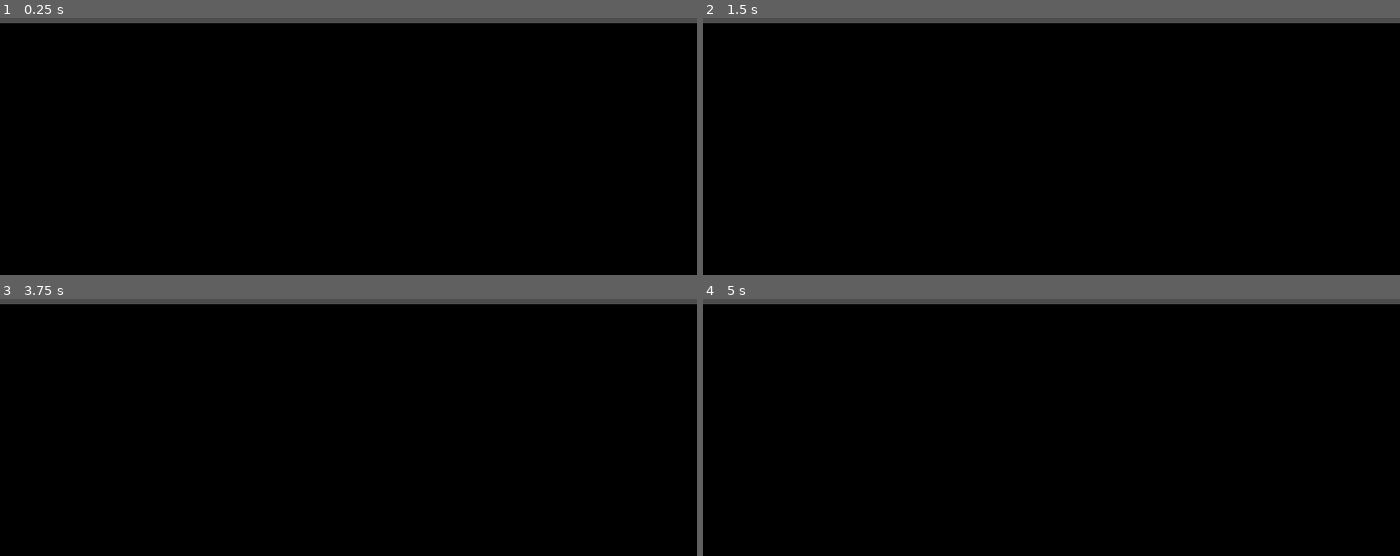
Above: before the commit, frames 1-4 (two rows, left to right).
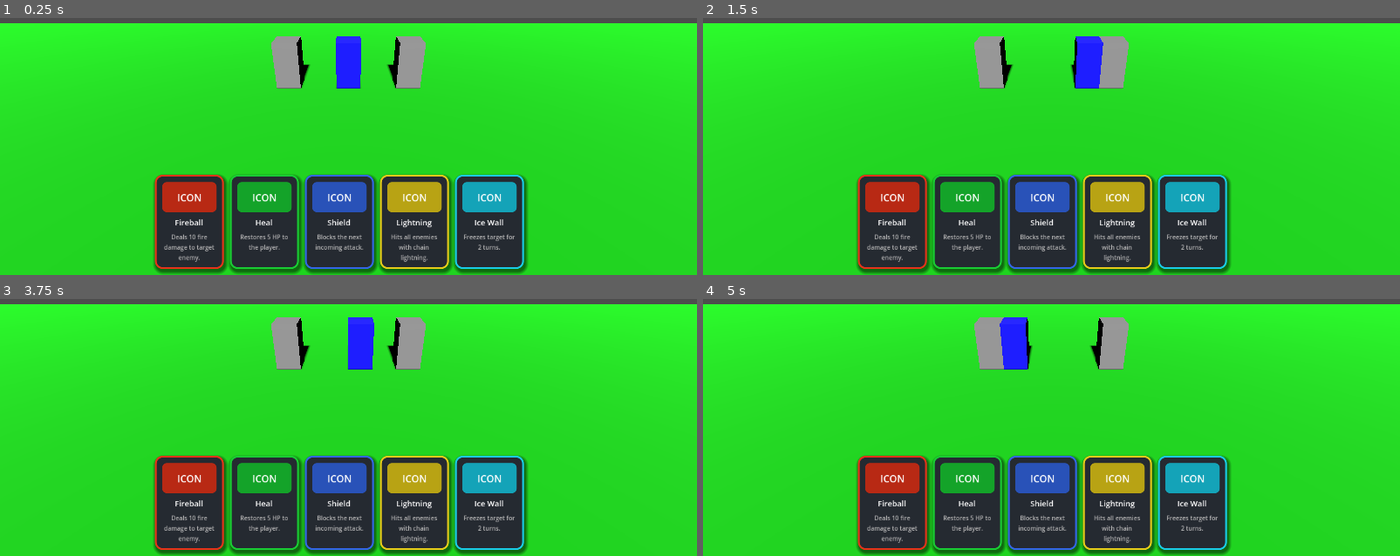
Above: after the commit, the same moments.

Repository: PatrickNg1992/BeTheBossAI
Game: Godot game, scene res://src/node_3d.tscn
Two runs of this game, one before a commit and one after it. Both use one fixed random seed, a clock stepped at 60 frames per second and the inputs below. Before the commit the project starts from res://node_3d.tscn.
Inputs (mouse positions are in pixels of both pictures, inside the frame that each line leads up to):
- Up to frame 1 (0.25 s): no input
- Up to frame 2 (1.5 s): tap Enter at 0.5 s; move the mouse to (1204, 59) at 0.52 s; hold D 0.53-1.25 s; click (1204, 59) at 0.67 s; tap Space at 1.25 s; drag from (912, 100) to (1016, 156) at 1.27 s
- Up to frame 3 (3.75 s): tap Enter at 2, 3.5 s; move the mouse to (outside the picture) at 2.02 s; hold D 2.03-2.75 s; click (outside the picture) at 2.17 s; tap Space at 2.75 s; drag from (313, 437) to (139, 301) at 2.77 s; move the mouse to (557, 419) at 3.52 s; hold A from 3.53 s (still down); click (557, 419) at 3.67 s
- Up to frame 4 (5 s): release A at 4.25 s; drag from (842, 301) to (outside the picture) at 4.27 s

The runs differ from the first frame. In frame 1, 98% of the frame differs, in the area x 0-100%, y 2-100%; in frame 2, 98%; in frame 3, 98%; in frame 4, 98%.

Commit message:
move files

Diff:
--- /dev/null
+++ b/src/card.gd
@@ -0,0 +1,77 @@
+extends PanelContainer
+
+signal card_clicked(card_name: String)
+
+@export var card_title: String = "Card"
+@export var card_description: String = "Description"
+@export var card_color: Color = Color.WHITE
+
+@onready var title_label: Label = %TitleLabel
+@onready var desc_label: Label = %DescLabel
+@onready var icon_panel: Panel = %IconPanel
+@onready var hover_tween: Tween
+
+var original_scale := Vector2.ONE
+var is_hovered := false
+
+func _ready() -> void:
+	title_label.text = card_title
+	desc_label.text = card_description
+	_setup_styles()
+	mouse_entered.connect(_on_mouse_entered)
+	mouse_exited.connect(_on_mouse_exited)
+	gui_input.connect(_on_gui_input)
+	original_scale = scale
+
+func _setup_styles() -> void:
+	var bg_style := StyleBoxFlat.new()
+	bg_style.bg_color = Color(0.15, 0.15, 0.2, 0.95)
+	bg_style.border_color = card_color
+	bg_style.set_border_width_all(3)
+	bg_style.set_corner_radius_all(12)
+	bg_style.set_content_margin_all(12)
+	bg_style.shadow_color = Color(0, 0, 0, 0.5)
+	bg_style.shadow_size = 6
+	bg_style.shadow_offset = Vector2(2, 4)
+	add_theme_stylebox_override("panel", bg_style)
+
+	var icon_style := StyleBoxFlat.new()
+	icon_style.bg_color = card_color.darkened(0.2)
+	icon_style.set_corner_radius_all(8)
+	icon_style.set_content_margin_all(8)
+	icon_panel.add_theme_stylebox_override("panel", icon_style)
+
+func _on_mouse_entered() -> void:
+	is_hovered = true
+	_animate_hover(1.08, card_color.lightened(0.3))
+
+func _on_mouse_exited() -> void:
+	is_hovered = false
+	_animate_hover(1.0, card_color)
+
+func _animate_hover(target_scale: float, border_color: Color) -> void:
+	if hover_tween and hover_tween.is_valid():
+		hover_tween.kill()
+
+	var panel_style := get_theme_stylebox("panel") as StyleBoxFlat
+	var start_color := panel_style.border_color if panel_style else card_color
+
+	hover_tween = create_tween().set_parallel(true)
+	hover_tween.tween_property(self, "scale", original_scale * target_scale, 0.2) \
+		.set_ease(Tween.EASE_OUT).set_trans(Tween.TRANS_BACK)
+
+	if panel_style:
+		var new_style := panel_style.duplicate() as StyleBoxFlat
+		new_style.border_color = border_color
+		add_theme_stylebox_override("panel", new_style)
+
+func _on_gui_input(event: InputEvent) -> void:
+	if event is InputEventMouseButton:
+		if event.button_index == MOUSE_BUTTON_LEFT and event.pressed:
+			_animate_click()
+			card_clicked.emit(card_title)
+
+func _animate_click() -> void:
+	var tween := create_tween()
+	tween.tween_property(self, "scale", original_scale * 0.92, 0.05)
+	tween.tween_property(self, "scale", original_scale * (1.08 if is_hovered else 1.0), 0.15).set_ease(Tween.EASE_OUT).set_trans(Tween.TRANS_BACK)
--- /dev/null
+++ b/src/card.tscn
@@ -0,0 +1,47 @@
+[gd_scene format=3 uid="uid://dt5yskqiqvwvj"]
+
+[ext_resource type="Script" uid="uid://cy52g1h1v2c0g" path="res://src/card.gd" id="1_card"]
+
+[node name="Card" type="PanelContainer" unique_id=286315031]
+custom_minimum_size = Vector2(110, 150)
+grow_horizontal = 2
+grow_vertical = 2
+script = ExtResource("1_card")
+
+[node name="VBoxContainer" type="VBoxContainer" parent="." unique_id=1071328151]
+layout_mode = 2
+theme_override_constants/separation = 8
+
+[node name="IconPanel" type="Panel" parent="VBoxContainer" unique_id=1245661235]
+unique_name_in_owner = true
+custom_minimum_size = Vector2(90, 50)
+layout_mode = 2
+
+[node name="IconLabel" type="Label" parent="VBoxContainer/IconPanel" unique_id=1787478576]
+layout_mode = 1
+anchors_preset = 8
+anchor_left = 0.5
+anchor_top = 0.5
+anchor_right = 0.5
+anchor_bottom = 0.5
+grow_horizontal = 2
+grow_vertical = 2
+text = "ICON"
+horizontal_alignment = 1
+vertical_alignment = 1
+
+[node name="TitleLabel" type="Label" parent="VBoxContainer" unique_id=2058007833]
+unique_name_in_owner = true
+layout_mode = 2
+theme_override_font_sizes/font_size = 13
+text = "Card Title"
+horizontal_alignment = 1
+
+[node name="DescLabel" type="Label" parent="VBoxContainer" unique_id=1576457475]
+unique_name_in_owner = true
+layout_mode = 2
+theme_override_colors/font_color = Color(0.7, 0.7, 0.7, 1)
+theme_override_font_sizes/font_size = 10
+text = "Card description goes here."
+horizontal_alignment = 1
+autowrap_mode = 2
--- /dev/null
+++ b/src/cards_ui.gd
@@ -0,0 +1,48 @@
+extends CanvasLayer
+
+const CARD_SCENE := preload("res://src/card.tscn")
+
+var card_data := [
+	{
+		"title": "Fireball",
+		"description": "Deals 10 fire damage to target enemy.",
+		"color": Color(0.9, 0.2, 0.1)
+	},
+	{
+		"title": "Heal",
+		"description": "Restores 5 HP to the player.",
+		"color": Color(0.1, 0.8, 0.2)
+	},
+	{
+		"title": "Shield",
+		"description": "Blocks the next incoming attack.",
+		"color": Color(0.2, 0.4, 0.9)
+	},
+	{
+		"title": "Lightning",
+		"description": "Hits all enemies with chain lightning.",
+		"color": Color(0.9, 0.8, 0.1)
+	},
+	{
+		"title": "Ice Wall",
+		"description": "Freezes target for 2 turns.",
+		"color": Color(0.1, 0.8, 0.9)
+	},
+]
+
+@onready var hand_container: HBoxContainer = %HandContainer
+
+func _ready() -> void:
+	_spawn_cards()
+
+func _spawn_cards() -> void:
+	for data in card_data:
+		var card := CARD_SCENE.instantiate()
+		card.card_title = data["title"]
+		card.card_description = data["description"]
+		card.card_color = data["color"]
+		card.card_clicked.connect(_on_card_clicked)
+		hand_container.add_child(card)
+
+func _on_card_clicked(card_name: String) -> void:
+	print("Card played: ", card_name)
--- a/node_3d.tscn
+++ b/src/node_3d.tscn
@@ -1,6 +1,7 @@
 [gd_scene format=3 uid="uid://c1dsavv5cg7me"]
 
-[ext_resource type="Script" uid="uid://28rnl5o5nnr7" path="res://player_movement.gd" id="1"]
+[ext_resource type="Script" uid="uid://28rnl5o5nnr7" path="res://player_movement.gd" id="1_cu847"]
+[ext_resource type="Script" uid="uid://dmr5p03e8f4bb" path="res://src/cards_ui.gd" id="2_kk5mn"]
 
 [sub_resource type="BoxShape3D" id="BoxShape3D_floor"]
 size = Vector3(10, 1, 10)
@@ -66,3 +67,27 @@
 
 [node name="MeshInstance3D" type="MeshInstance3D" parent="Enemy2" unique_id=1697315068]
 mesh = SubResource("BoxMesh_body")
+
+[node name="DirectionalLight3D" type="DirectionalLight3D" parent="." unique_id=1590098774]
+transform = Transform3D(1, 0, 0, 0, 0.707107, 0.707107, 0, -0.707107, 0.707107, 0, 8, 0)
+light_energy = 1.5
+shadow_enabled = true
+
+[node name="CardsUI" type="CanvasLayer" parent="." unique_id=1478454374]
+layer = 10
+script = ExtResource("2_kk5mn")
+
+[node name="HandContainer" type="HBoxContainer" parent="CardsUI" unique_id=1799418586]
+unique_name_in_owner = true
+anchors_preset = 7
+anchor_left = 0.5
+anchor_top = 1.0
+anchor_right = 0.5
+anchor_bottom = 1.0
+offset_left = -320.0
+offset_top = -130.0
+offset_right = 320.0
+offset_bottom = -10.0
+grow_horizontal = 2
+grow_vertical = 0
+theme_override_constants/separation = 10
Not shown, added: src/card.gd.uid
Not shown, added: src/cards_ui.gd.uid
Not shown: 1 places in src/node_3d.tscn that only renumber resources
Not shown, added: README.md
Not shown, added: src/node_3d.tscn2223670277.tmp
